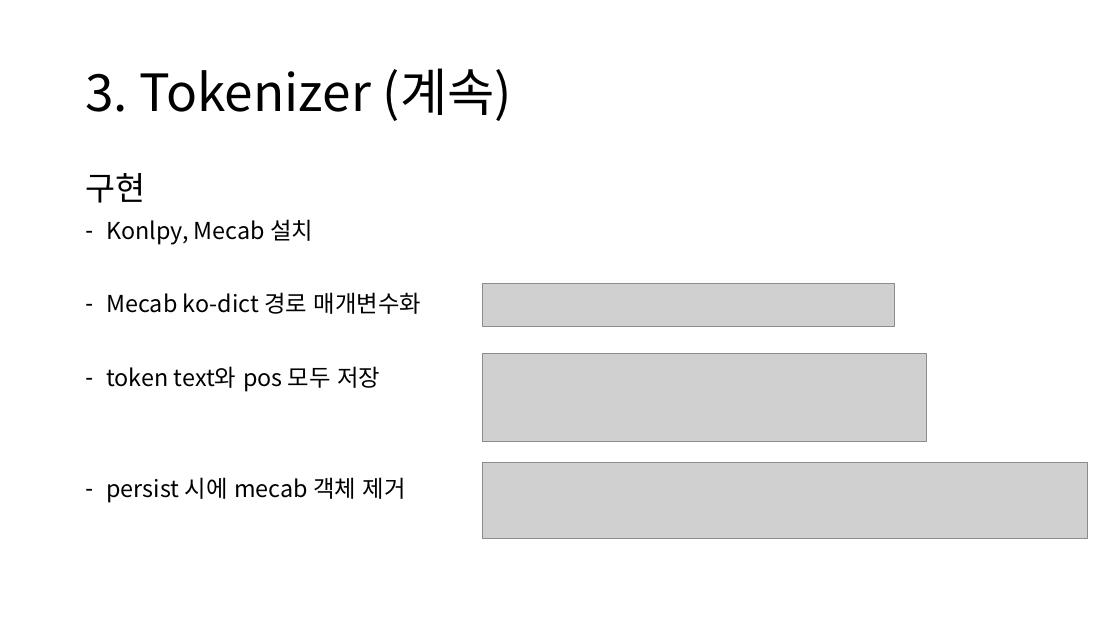
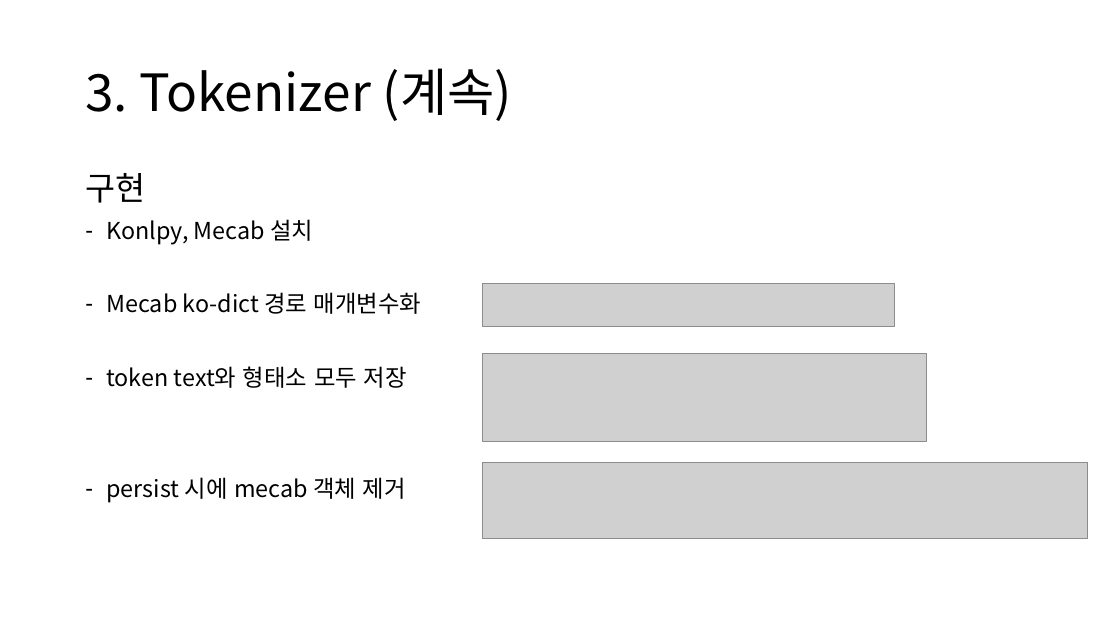
Before and after one commit to yongsun-yoon/chatbot, a slide deck: slide 7 of Rasa custom NLU 모델 개발.pptx. Drawn at 1120x630 pixels with LibreOffice and Linux fonts; fonts in the diff are those of the drawing; grey boxes stand for pictures. Boxes give left, top, right and bottom in pixels: in the first picture for what was removed or moved away, otherwise in the second. Text is boxed around its words. In the diff, an @@ line names an element or a change of style, - is before the commit and + after.

```diff
--- a/Rasa custom NLU 모델 개발.pptx
+++ b/Rasa custom NLU 모델 개발.pptx
@@ text at (106, 366, 407, 388): text changed @@
-– token text와 pos 모두 저장
+– token text와 형태소 모두 저장
```
Also in this commit, not shown: 6 other slides changed.
